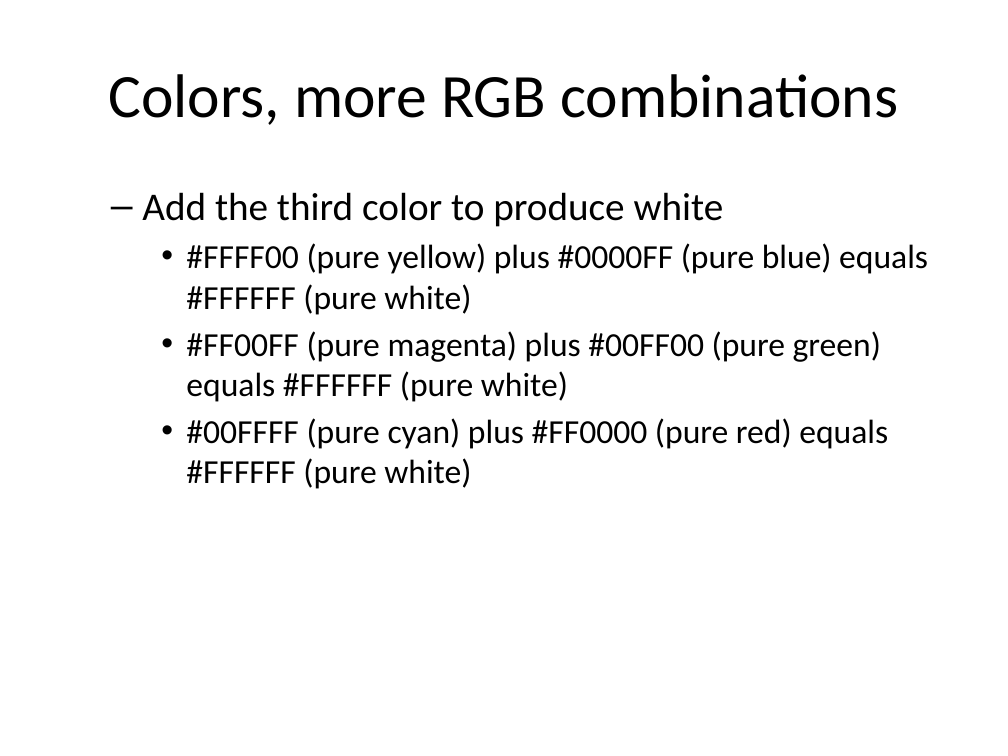
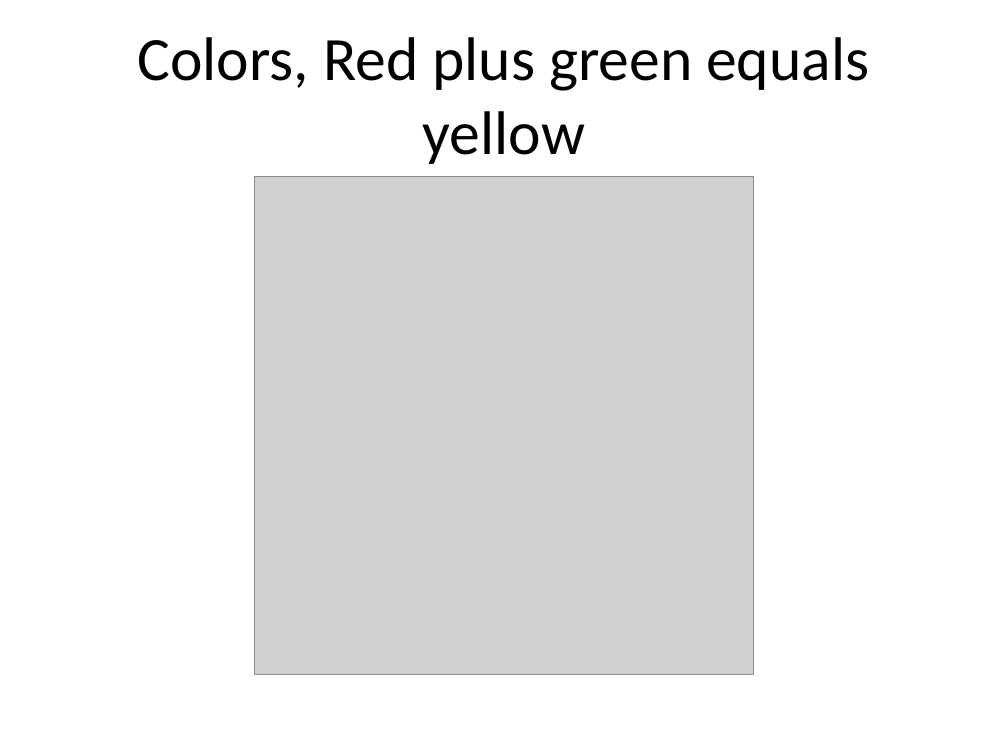
Before and after one commit to pmean/data-visualization, a slide deck: slide 7 of data-viz-02/component/tutorial-colors.pptx (slide 8 before the commit). Drawn at 1008x756 pixels with LibreOffice and Linux fonts; fonts in the diff are those of the drawing; grey boxes stand for pictures. Boxes give left, top, right and bottom in pixels: in the first picture for what was removed or moved away, otherwise in the second. Text is boxed around its words. In the diff, an @@ line names an element or a change of style, - is before the commit and + after.

```diff
--- a/data-viz-02/component/tutorial-colors.pptx
+++ b/data-viz-02/component/tutorial-colors.pptx
@@ title at bbox=[138, 37, 869, 164]: text changed @@
-Colors, more RGB combinations
+Colors, Red plus green equals yellow
@@ picture added at bbox=[255, 176, 753, 674] @@
@@ text removed at bbox=[142, 192, 928, 489] @@
-  – Add the third color to produce white
-    • #FFFF00 (pure yellow) plus #0000FF (pure blue) equals #FFFFFF (pure white)
-    • #FF00FF (pure magenta) plus #00FF00 (pure green) equals #FFFFFF (pure white)
-    • #00FFFF (pure cyan) plus #FF0000 (pure red) equals #FFFFFF (pure white)
```
Also in this commit, not shown: 2 other slides changed, 7 slides added, 2 slides removed, 30 other files.
